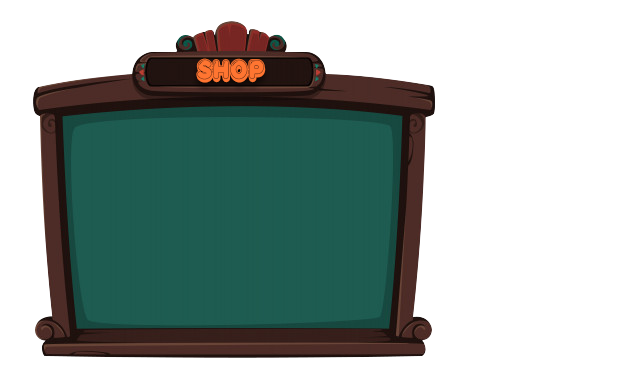
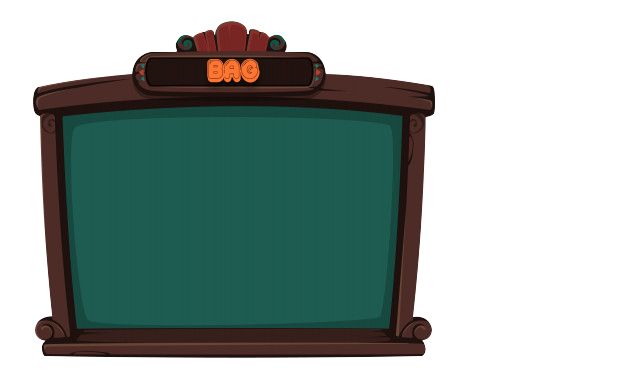
Comparing the layer stacks of the two 626×375 images. Changes:
hid "Group 1 copy" over [44, 58, 268, 341]
added layer "Group 1 copy 2" above "Group 1" over [44, 58, 268, 341]
hid group "Group 1" (2 layers) over [44, 58, 268, 341]
renamed "SHOP" to "BAG", painted on it over [196, 58, 266, 83]
